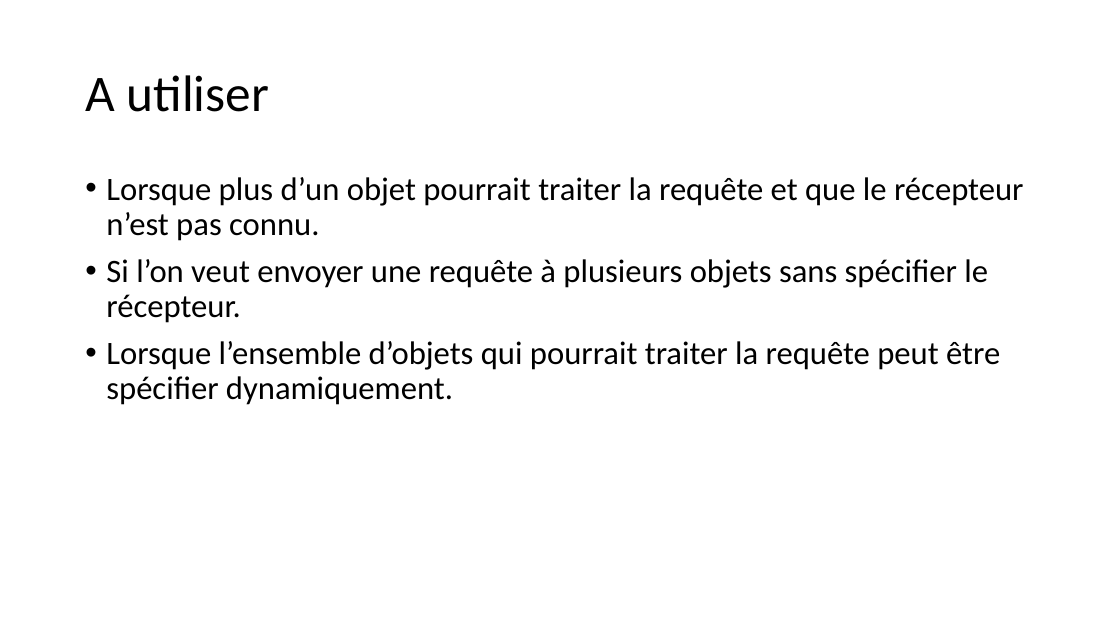
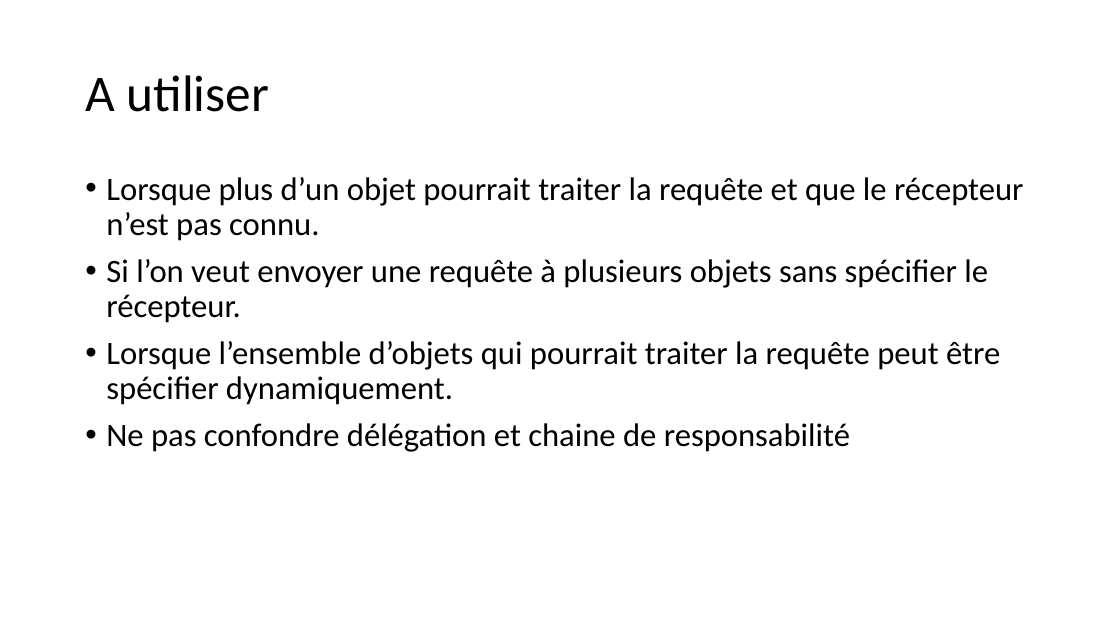
Before and after one commit to FontaineRiant/CoRe, a slide deck: slide 7 of presentation/chaine_responsabilite.pptx (slide 5 before the commit). Drawn at 1120x630 pixels with LibreOffice and Linux fonts; fonts in the diff are those of the drawing. Boxes give left, top, right and bottom in pixels: in the first picture for what was removed or moved away, otherwise in the second. Text is boxed around its words. In the diff, an @@ line names an element or a change of style, - is before the commit and + after.

```diff
--- a/presentation/chaine_responsabilite.pptx
+++ b/presentation/chaine_responsabilite.pptx
@@ text at (x1=106, y1=423, x2=850, y2=452): paragraph added @@
+• Ne pas confondre délégation et chaine de responsabilité
```
Also in this commit, not shown: 3 other slides changed, 6 slides added.
